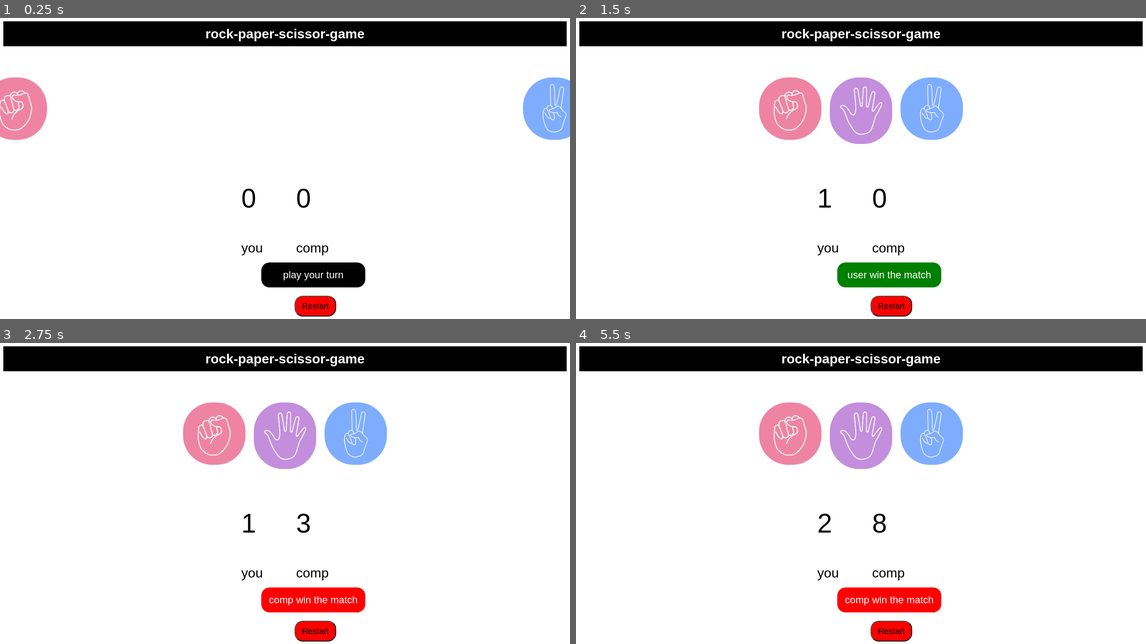
Above: before the commit, frames 1-4 (two rows, left to right).
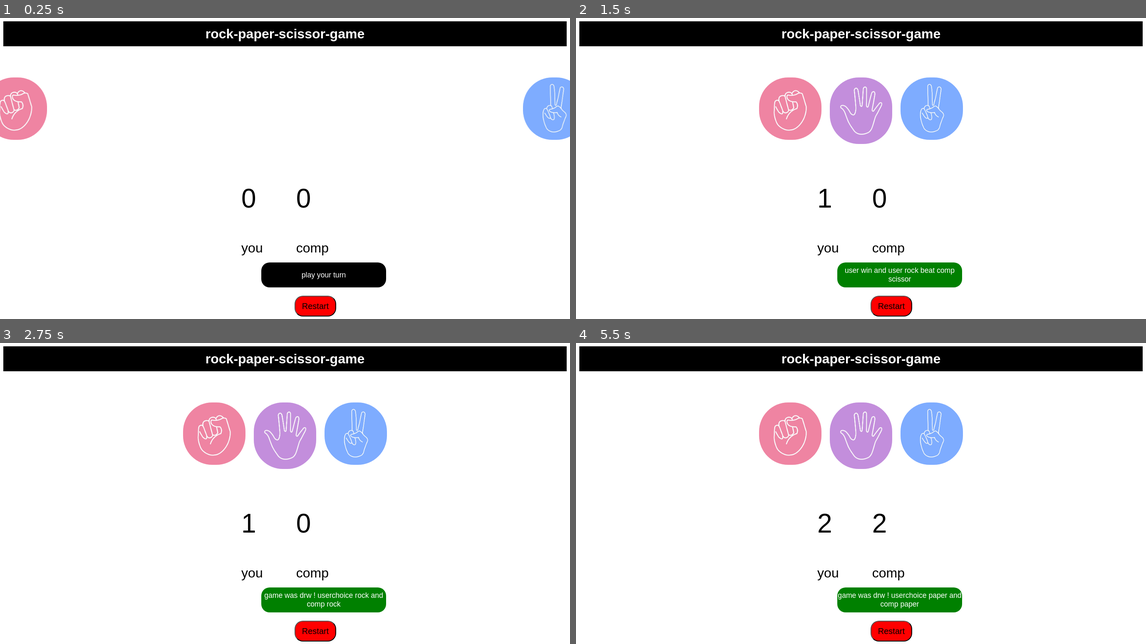
Above: after the commit, the same moments.

Repository: swainsankar123/rock-paper-scissors-game
Game: browser game, page index.html
The game is run twice, just before and just after one commit, with the same random seed, the same clock (stepped at 60 frames per second) and the same inputs.
Inputs (mouse positions are in pixels of both pictures, inside the frame that each line leads up to):
- Up to frame 1 (0.25 s): no input
- Up to frame 2 (1.5 s): click "Restart" at 0.27 s; click (741, 108) at 1.27 s
- Up to frame 3 (2.75 s): click (285, 433) at 1.87 s; click (353, 433) at 2.02 s; click (216, 433) at 2.47 s
- Up to frame 4 (5.5 s): click (792, 433) at 3.07 s; click (929, 433) at 3.67 s; click (861, 433) at 4.27 s; click (929, 433) at 4.52 s; click (792, 433) at 4.87 s; click (861, 433) at 5.47 s

The runs differ from the first frame. In frame 1, 0.4% of the frame differs, in the area x 49-68%, y 81-90%; in frame 2, 0.6%; in frame 3, 1.8%; in frame 4, 1.8%, in the area x 45-68%, y 56-90%.

Commit message:
game was ready

Diff:
--- a/script.js
+++ b/script.js
@@ -25,22 +25,22 @@
      return option[random];
 }
 
-const drawgame= () => {
+const drawgame= (userchoice,compchoice) => {
     console.log("game was draw");
-    msg.innerText ="game was drw, play again";
+    msg.innerText =`game was drw ! userchoice ${userchoice} and comp ${compchoice} ` ;
 }
-const showwiner =(userwin) => {
+const showwiner =(userwin,userchoice,compchoice) => {
  console.log("showwiner function called");
     if(userwin){
         userscore++;
         userscorep.innerText=userscore;
-         msg.innerText="user win the match";
+         msg.innerText=`user win and user ${userchoice} beat comp ${compchoice}`;
          msg2.style.backgroundColor ="green";
           msg2.style.Color = "white";
     }else{
          compscore++;
         compscorep.innerText=compscore;
-        msg.innerText= "comp win the match";
+        msg.innerText= `comp win and comp ${compchoice} beat  user ${userchoice}`;
         msg2.style.backgroundColor = "red";
          msg2.style.Color = "white";
     }
@@ -52,17 +52,18 @@
   console.log("compchoice is ",compchoice);
   let userwin;
   if(userchoice === compchoice ){
-     drawgame();
+     drawgame(userchoice,compchoice);
+     return ;
   }else{
     if(userchoice === "paper"){
          userwin=compchoice === "scissor" ? false:true;
     }else if (userchoice === "rock"){
          userwin=compchoice === "paper" ? false:true;
     }else {
-         let userwin=compchoice == "rock" ? false:true;
+          userwin=compchoice == "rock" ? false:true;
     }
   }
-  showwiner(userwin);
+  showwiner(userwin,userchoice,compchoice);
 };
 
  choices.forEach((choice) => {
--- a/style.css
+++ b/style.css
@@ -75,11 +75,11 @@
 }
 .msg-container{
     height:60px;
-    width: 250px;
+    width: 300px;
     border-radius: 20px;
     background-color: black;
     color: white;
-    font-size: 1.5rem;
+    font-size: 1.1rem;
     margin-left: 620px;
     margin-top: 20px;
     text-align: center;
